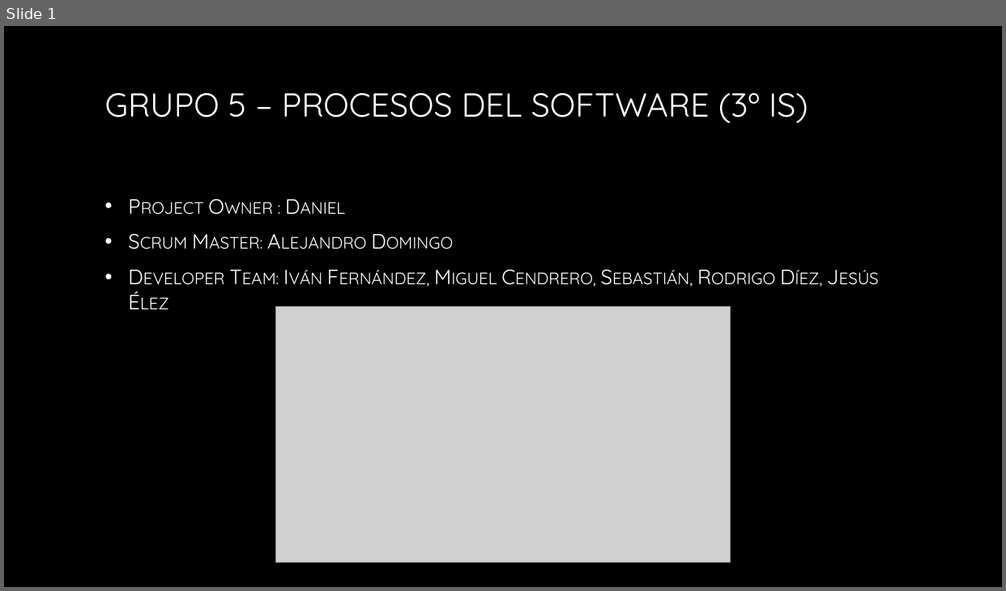
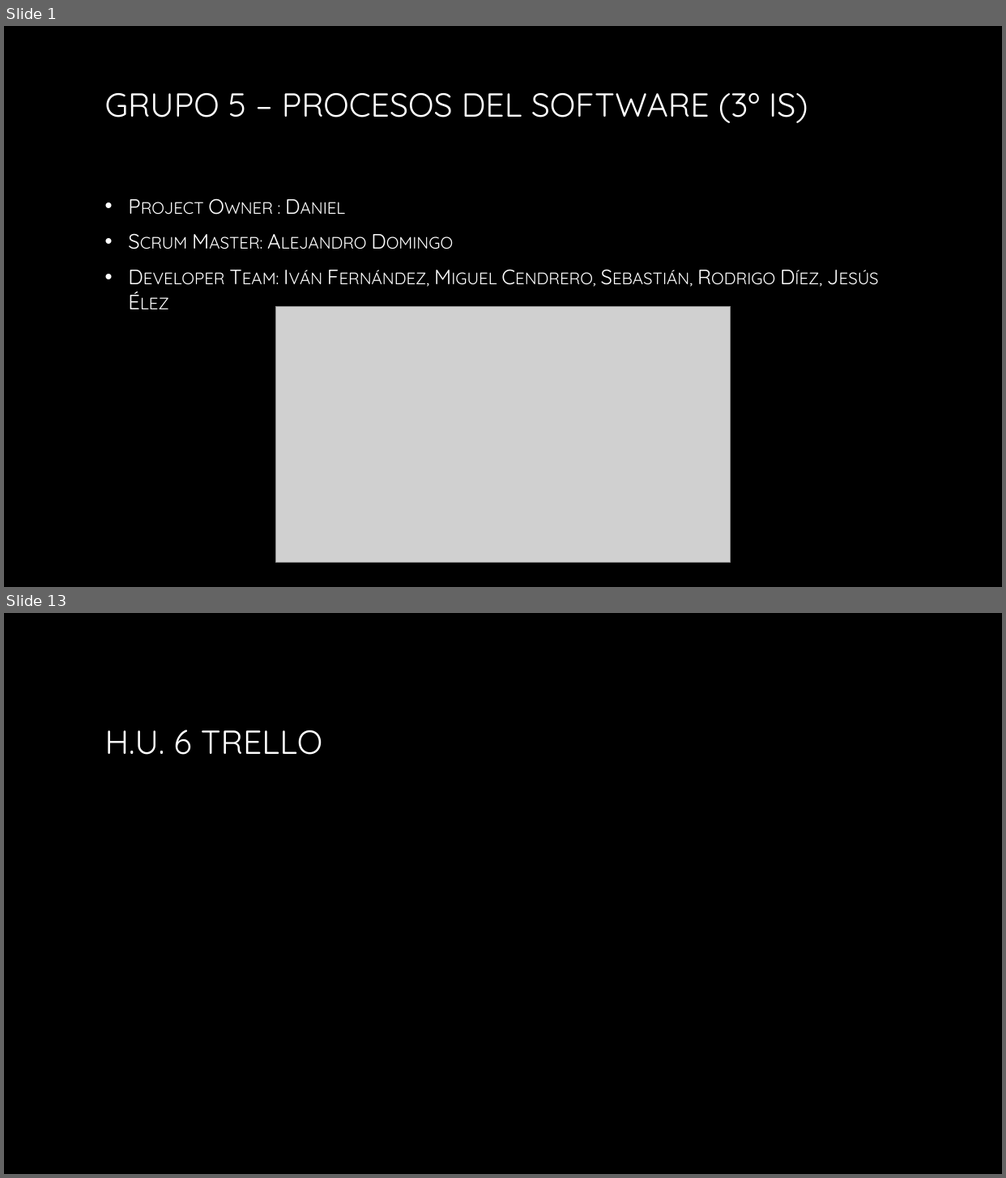
Before and after one commit to chexu99/TetrisG5, a slide deck: Presentación_G5.pptx. Shown one above the other, each under a label of ours: slide 1 before the commit, slides 1 and 13 after it; the slides between them are not shown. The pictures are 1006x591 and 1006x1178 pixels, drawn with LibreOffice and Linux fonts; fonts in the diff are those of the drawing; grey boxes stand for pictures; background and template pictures are left out. Boxes give left, top, right and bottom in pixels: in the first picture for what was removed or moved away, otherwise in the second. Text is boxed around its words. In the diff, an @@ line names an element or a change of style, - is before the commit and + after.

```diff
--- a/Presentación_G5.pptx
+++ b/Presentación_G5.pptx
@@ slide 13 added at box(4, 613, 1002, 1174), background picture (left out) @@
@@ title added at box(105, 730, 322, 755), 32 pt, text gradient #FFFFFF to #A6A6A6 @@
+H.U. 6 TRELLO
```
Also in this commit, not shown: 14 other slides added, 7 slides removed.
